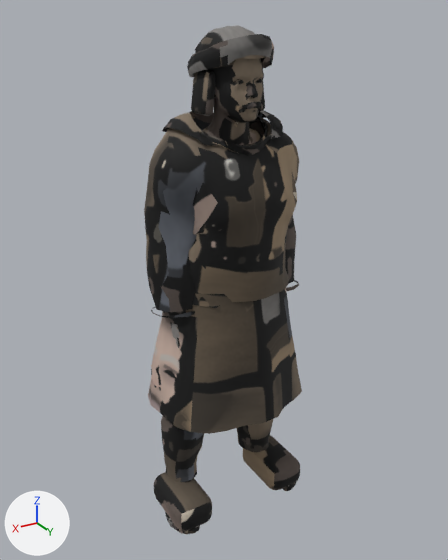
Before and after pictures for a commit that changed the glTF model assets/models/kedr/double_mikhalych.glb.
Before and after are seen from a 50 mm camera at (1.037, 1.712, 1.78) aimed at (-0.004, -0.023, 0.913). The axes (+X, +Y, +Z) are drawn at lower left. The lights are the same throughout. The picture after the commit comes second. Vertices at exactly the same position are counted once.

The first picture shows 'double_mikhalych'.
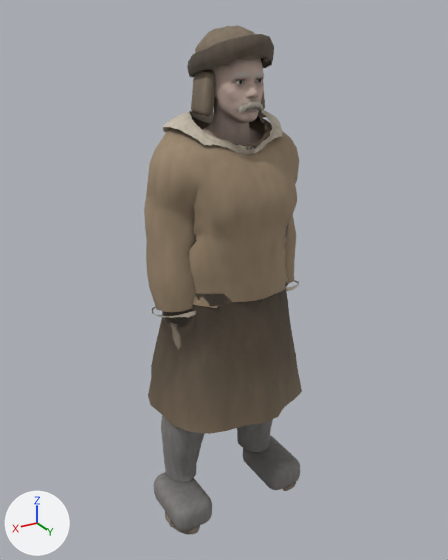
Pixel boxes [x1, y1, x2, y2] of what changed, in the pictures (448 x 560 px; the box of a moved part takes in the faces that stretch with it):
part 1 of me_female_v006lowresuv_001, moved or reshaped
    before: [151, 59, 297, 534]
    after: [151, 59, 296, 534]
part 2 of me_female_v006lowresuv_001, surface changed (lighter)
    both: [144, 25, 300, 534]

The edits, one by one:
me_female_v006lowresuv_001 is used by ob_double_mikhalych; location (0.0, 0.0, 0.0).
me_female_v006lowresuv_001 had 8552 vertices, 16098 faces and spanned x -0.3..0.29, y -0.24..0.25, z -0.02..1.75.
me_female_v006lowresuv_001 now has 8339 vertices, 15675 faces and spans x -0.3..0.29, y -0.24..0.25, z -0.02..1.75.
me_female_v006lowresuv_001 part 1: 568 vertices moved within x -0.29..0.28, y -0.14..0.16, z -0.02..1.7; 3727 vertices removed from x -0.28..0.29, y -0.14..0.16, z -0.02..1.71; 3514 vertices added at x -0.29..0.29, y -0.15..0.16, z -0.02..1.71.
me_female_v006lowresuv_001 part 2: 3905 kept faces spanning x -0.3..0.29, y -0.24..0.25, z -0.02..1.75 get new texture (UV) coordinates.
